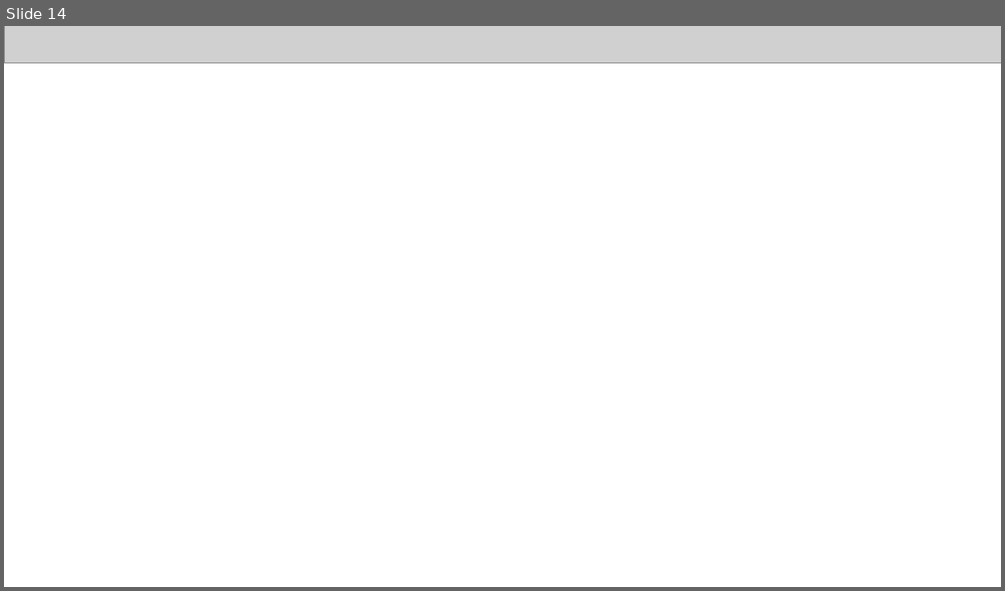
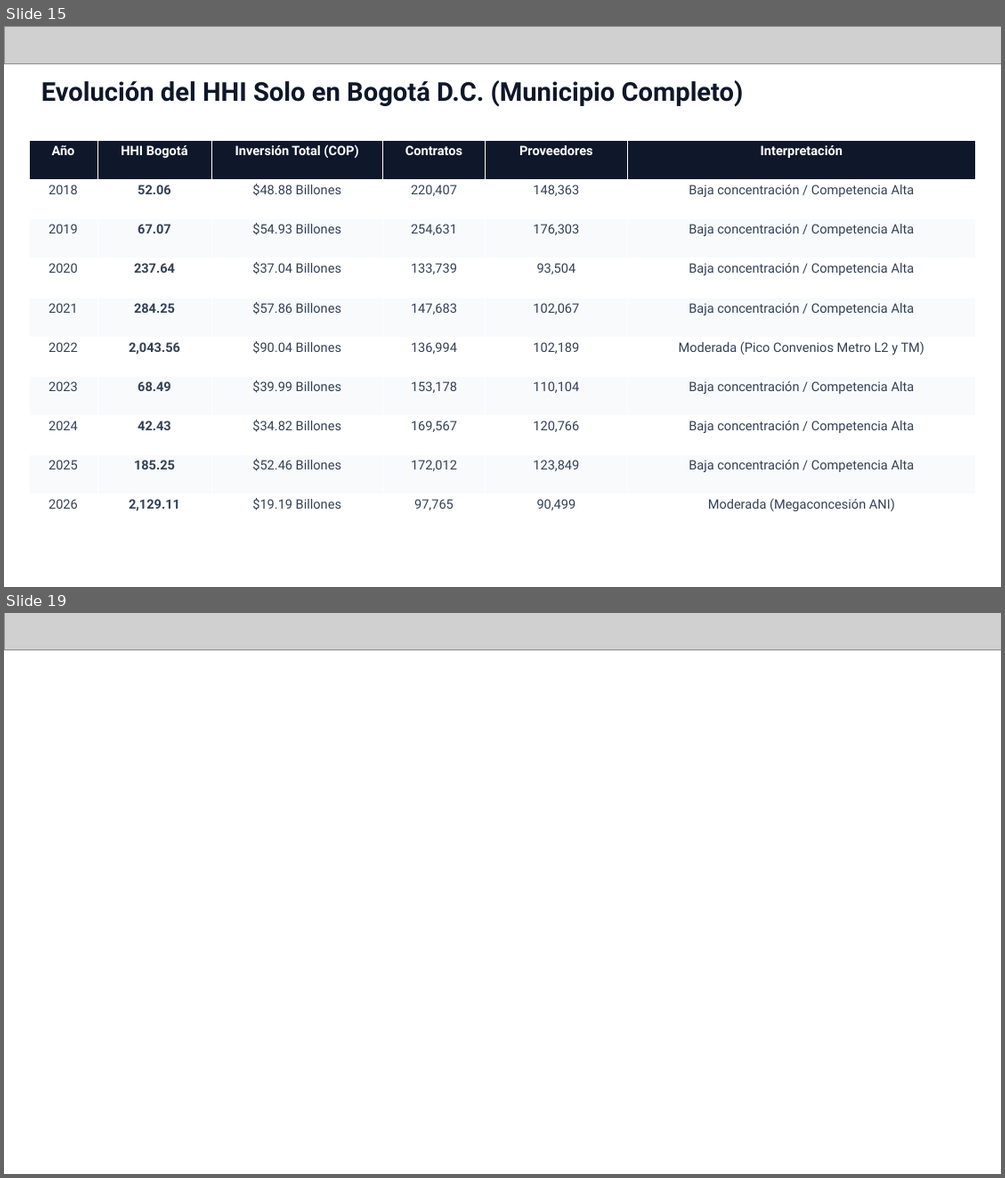
Before and after one commit to ustadistica/desarrollo_social_y_economico, a slide deck: artifacts/presentacion/presentacion_HHI.pptx. Shown one above the other, each under a label of ours: slide 14 before the commit, slides 15 and 19 after it; the slides between them are not shown. The pictures are 1005x591 and 1005x1178 pixels, drawn with LibreOffice and Linux fonts; fonts in the diff are those of the drawing; grey boxes stand for pictures; background and template pictures are left out. Boxes give left, top, right and bottom in pixels: in the first picture for what was removed or moved away, otherwise in the second. Text is boxed around its words. In the diff, an @@ line names an element or a change of style, - is before the commit and + after.

```diff
--- a/artifacts/presentacion/presentacion_HHI.pptx
+++ b/artifacts/presentacion/presentacion_HHI.pptx
@@ slide 15 added at bbox=[4, 26, 1001, 587], background #FFFFFF @@
@@ picture added at bbox=[4, 26, 1001, 64] @@
@@ text added at bbox=[41, 80, 744, 107], 30 pt, text #0F172A, bold @@
+Evolución del HHI Solo en Bogotá D.C. (Municipio Completo)
@@ table added at bbox=[29, 141, 977, 533], 10 rows, 6 columns @@
+Año | HHI Bogotá | Inversión Total (COP) | Contratos | Proveedores | Interpretación
+2018 | 52.06 | $48.88 Billones | 220,407 | 148,363 | Baja concentración / Competencia Alta
+2019 | 67.07 | $54.93 Billones | 254,631 | 176,303 | Baja concentración / Competencia Alta
+2020 | 237.64 | $37.04 Billones | 133,739 | 93,504 | Baja concentración / Competencia Alta
+2021 | 284.25 | $57.86 Billones | 147,683 | 102,067 | Baja concentración / Competencia Alta
+2022 | 2,043.56 | $90.04 Billones | 136,994 | 102,189 | Moderada (Pico Convenios Metro L2 y TM)
+2023 | 68.49 | $39.99 Billones | 153,178 | 110,104 | Baja concentración / Competencia Alta
+2024 | 42.43 | $34.82 Billones | 169,567 | 120,766 | Baja concentración / Competencia Alta
+2025 | 185.25 | $52.46 Billones | 172,012 | 123,849 | Baja concentración / Competencia Alta
+2026 | 2,129.11 | $19.19 Billones | 97,765 | 90,499 | Moderada (Megaconcesión ANI)
@@ what was slide 14 is now slide 19 @@
```
Also in this commit, not shown: 5 other slides added, 1 slide removed.
